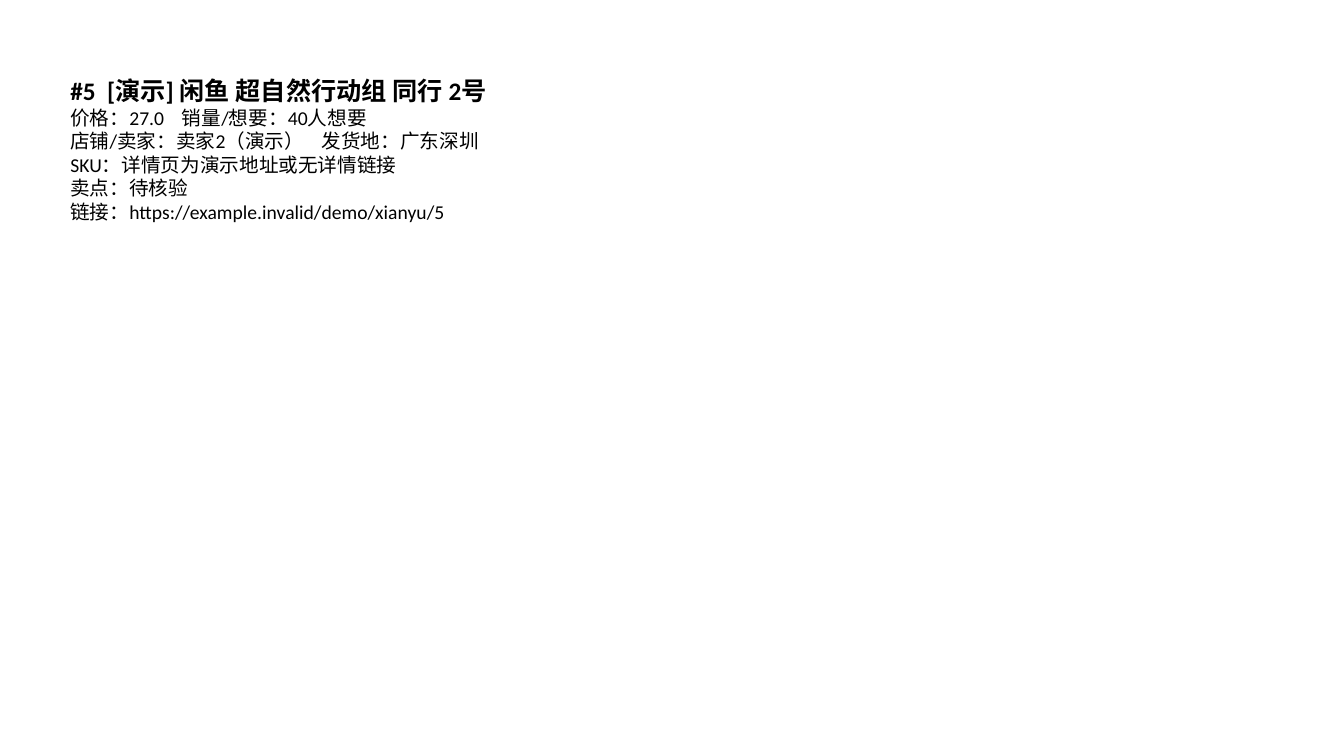
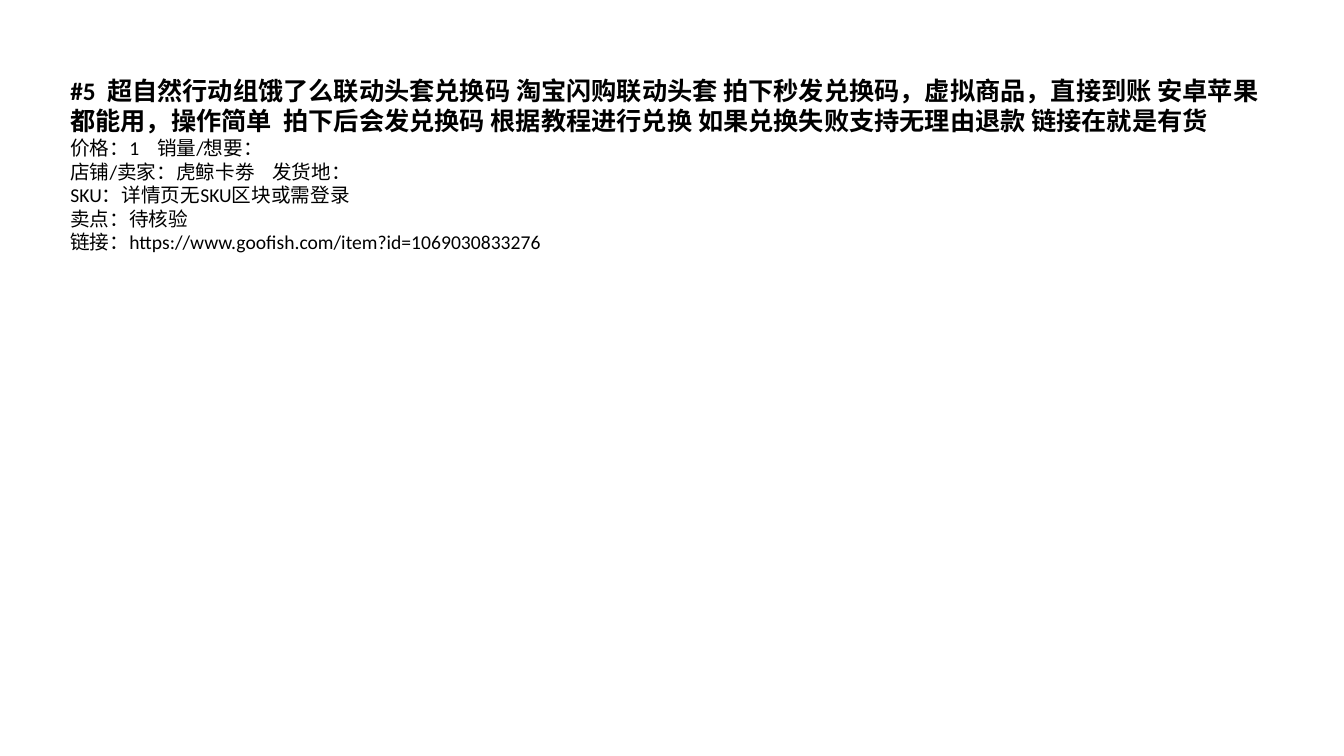
Before and after one commit to 02zhuniu-ship-it/-, a slide deck: slide 6 of archive/2026-09-30/xianyu/PPT报告/闲鱼同行爆款分析-2026-09-30.pptx. Drawn at 1344x756 pixels with LibreOffice and Linux fonts; fonts in the diff are those of the drawing. Boxes give left, top, right and bottom in pixels: in the first picture for what was removed or moved away, otherwise in the second. Text is boxed around its words. In the diff, an @@ line names an element or a change of style, - is before the commit and + after.

Commit message:
配置Apify令牌并启用真实竞品采集（淘宝+闲鱼）
- 将Apify API令牌写入config.json，云端无需加密口令即可使用云浏览器抓真实数据
- 修正Apify采集输入参数为 keywords[] + maxResultsPerKeyword/maxItems
- 调整关键词顺序，宽词在前，避免长尾词单独无结果
- 更新当日归档为真实采集数据（淘宝/闲鱼各15条）及真实商品图片、PPT

```diff
--- a/archive/2026-09-30/xianyu/PPT报告/闲鱼同行爆款分析-2026-09-30.pptx
+++ b/archive/2026-09-30/xianyu/PPT报告/闲鱼同行爆款分析-2026-09-30.pptx
@@ text at [70, 78, 1258, 204]: text changed; size 14 to 18 pt; bold on @@
-#5 [演示] 闲鱼 超自然行动组 同行 2号
-价格：27.0 销量/想要：40人想要
-店铺/卖家：卖家2（演示） 发货地：广东深圳
-SKU：详情页为演示地址或无详情链接
+#5 超自然行动组饿了么联动头套兑换码 淘宝闪购联动头套 拍下秒发兑换码，虚拟商品，直接到账 安卓苹果都能用，操作简单 拍下后会发兑换码 根据教程进行兑换 如果兑换失败支持无理由退款 链接在就是有货
+价格：1 销量/想要：
+店铺/卖家：虎鲸卡劵 发货地：
+SKU：详情页无SKU区块或需登录
@@ text at [70, 232, 540, 253]: text changed @@
-链接：https://example.invalid/demo/xianyu/5
+链接：https://www.goofish.com/item?id=1069030833276
```
Also in this commit, not shown: 10 other slides changed, 5 slides added, 42 other files.
